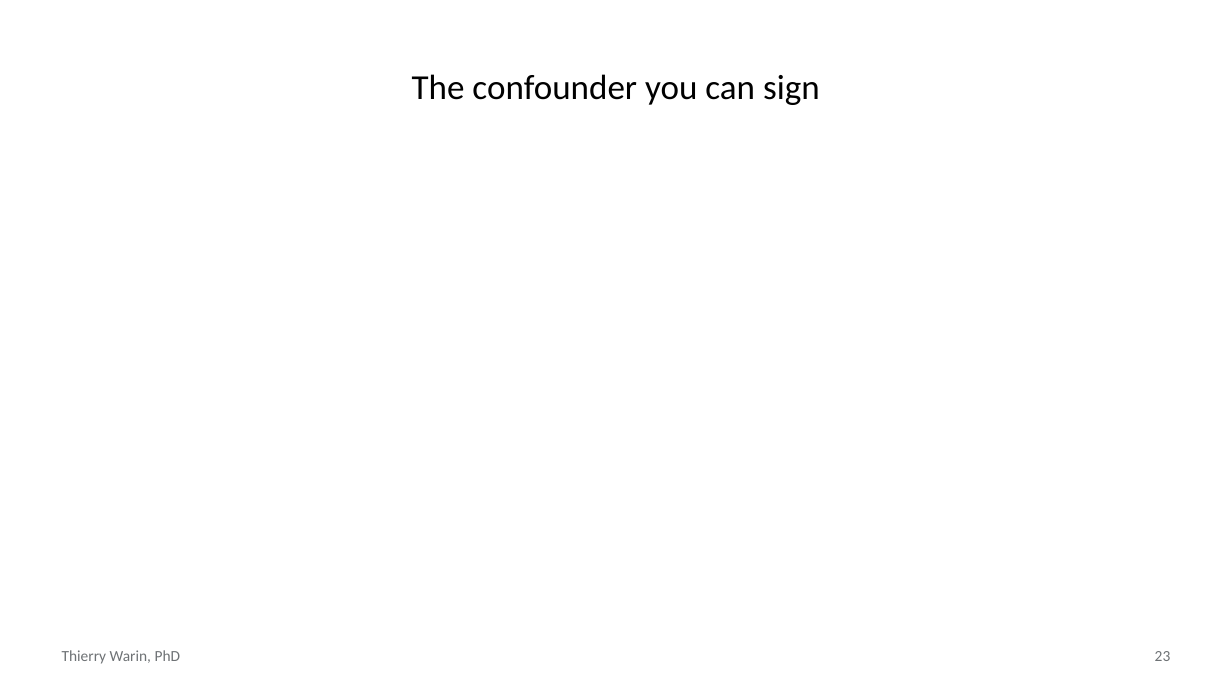
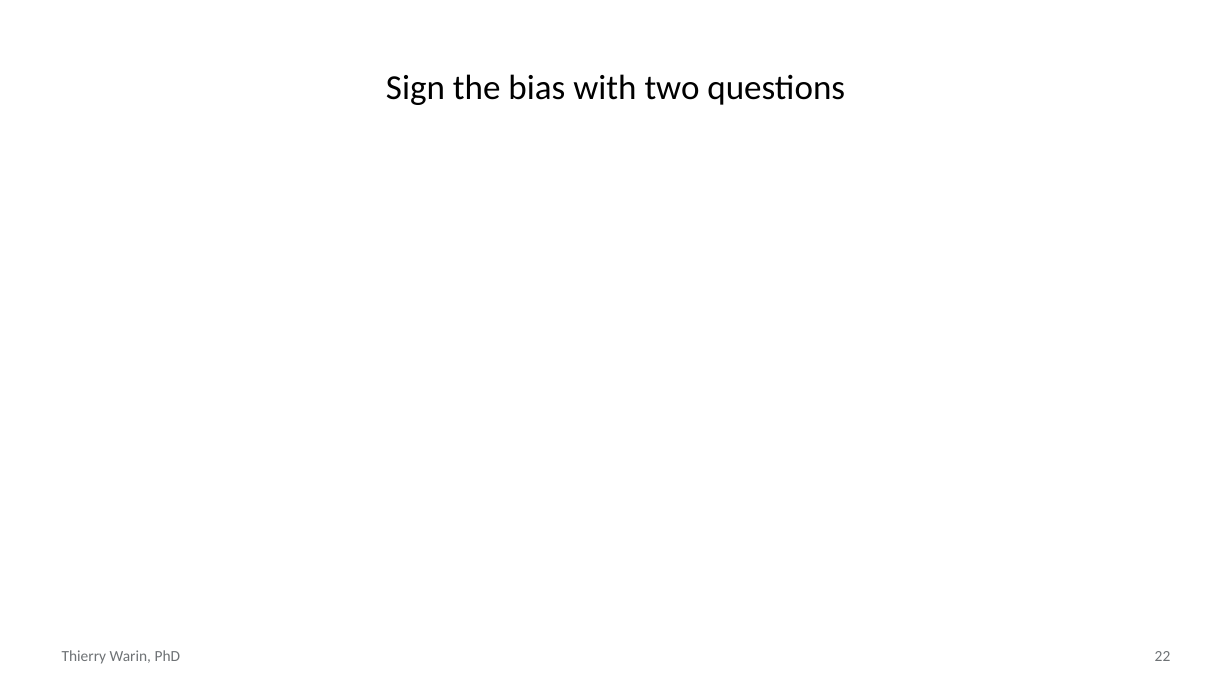
Before and after one commit to warint/quantitative-methods, a slide deck: slide 22 of 03-inference-diagnostics-interpretation/slides.pptx (slide 23 before the commit). Drawn at 1232x693 pixels with LibreOffice and Linux fonts; fonts in the diff are those of the drawing. Boxes give left, top, right and bottom in pixels: in the first picture for what was removed or moved away, otherwise in the second. Text is boxed around its words. In the diff, an @@ line names an element or a change of style, - is before the commit and + after.

```diff
--- a/03-inference-diagnostics-interpretation/slides.pptx
+++ b/03-inference-diagnostics-interpretation/slides.pptx
@@ title at (386,74,845,105): text changed @@
-The confounder you can sign
+Sign the bias with two questions
@@ page number at (1155,651,1171,661): text changed @@
-23
+22
```
Also in this commit, not shown: 8 other slides changed, 19 slides added, 19 slides removed, 4 other files.
